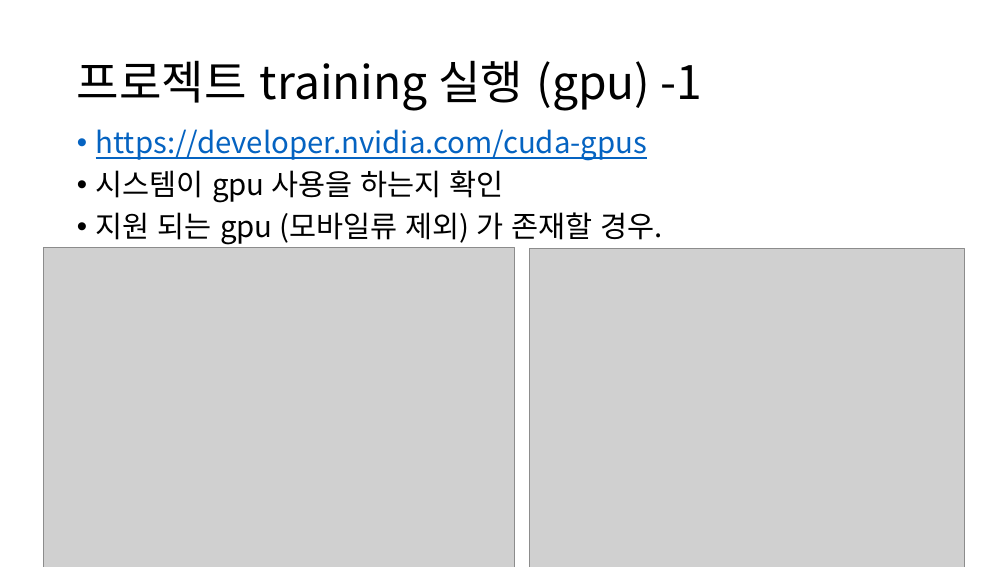
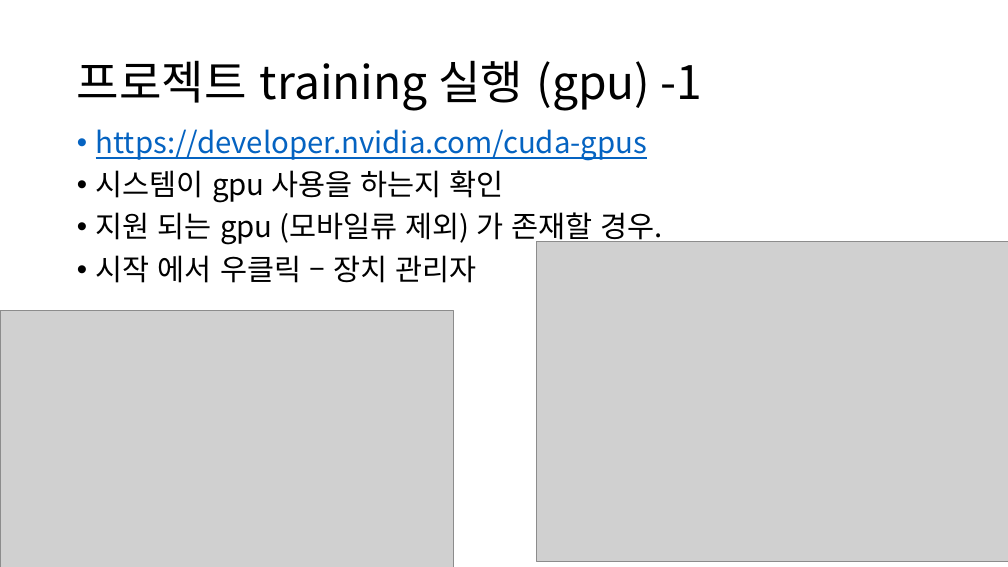
Before and after one commit to DuaNoDo/object-detection, a slide deck: slide 5 of 객체탐지.pptx (slide 6 before the commit). Drawn at 1008x567 pixels with LibreOffice and Linux fonts; fonts in the diff are those of the drawing; grey boxes stand for pictures. Boxes give left, top, right and bottom in pixels: in the first picture for what was removed or moved away, otherwise in the second. Text is boxed around its words. In the diff, an @@ line names an element or a change of style, - is before the commit and + after.

```diff
--- a/객체탐지.pptx
+++ b/객체탐지.pptx
@@ text at (x1=96, y1=255, x2=477, y2=283): paragraph added @@
+• 시작 에서 우클릭 – 장치 관리자
@@ picture removed at (x1=529, y1=248, x2=965, y2=567) @@
@@ picture moved from (x1=44, y1=247, x2=515, y2=567) to (x1=537, y1=242, x2=1008, y2=562) @@
@@ picture added at (x1=0, y1=311, x2=454, y2=567) @@
```
Also in this commit, not shown: 1 slide removed, 2 other files.
